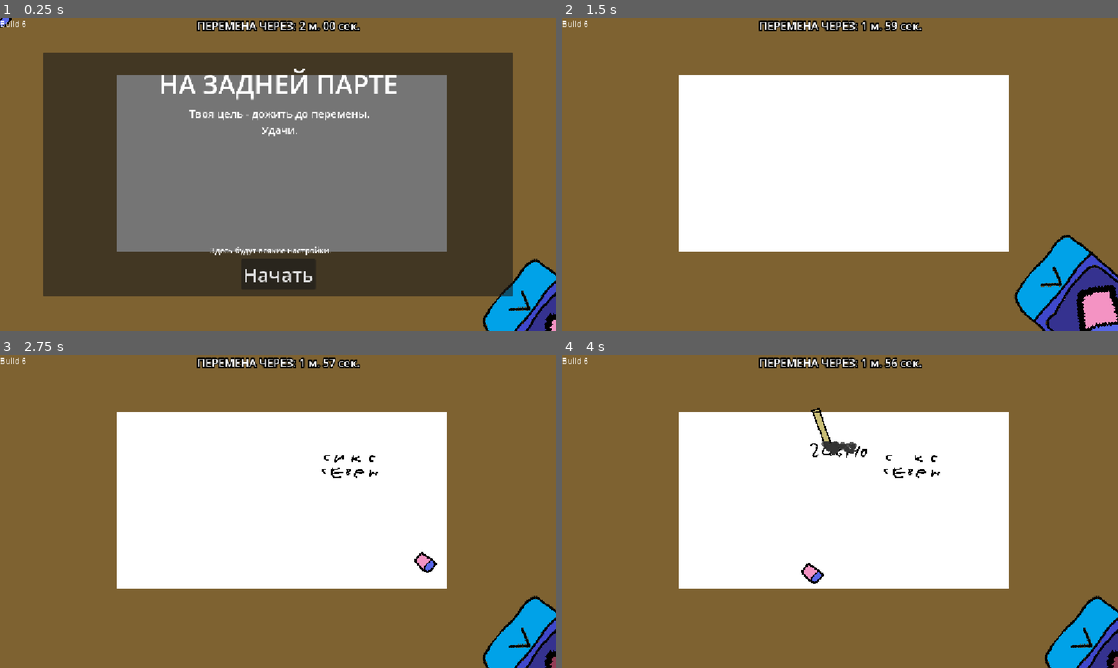
Above: before the commit, frames 1-4 (two rows, left to right).
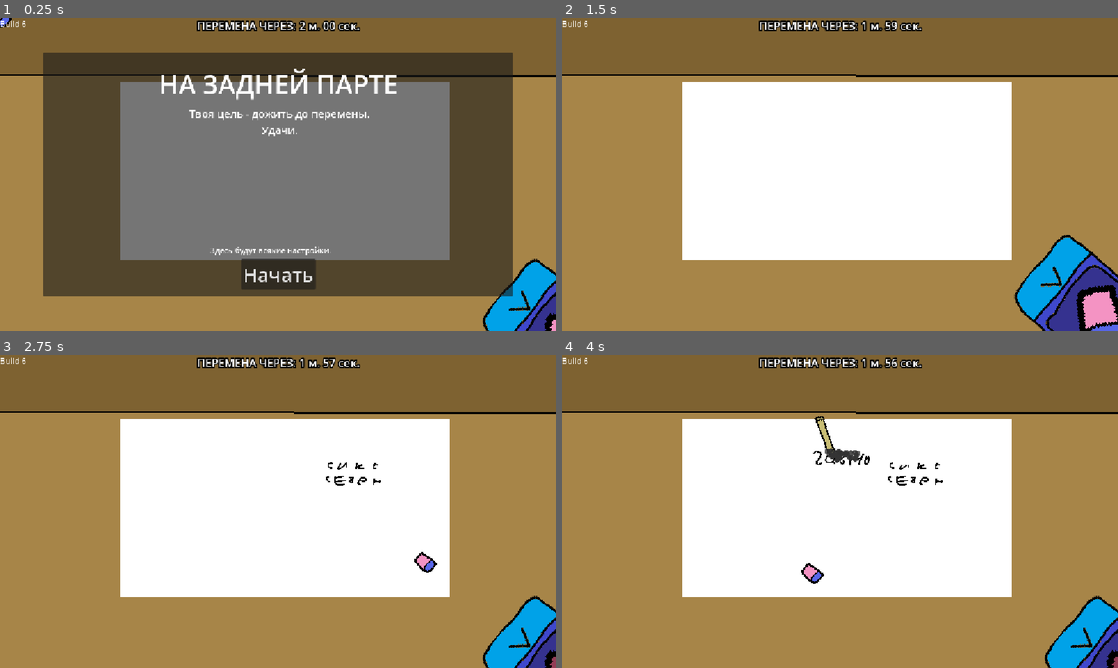
Above: after the commit, the same moments.

Repository: AmongRyzh/maxter-s-jam-2026
Game: Godot game, scene res://gameplay.tscn
Two runs of this game, one before a commit and one after it. Both use one fixed random seed, a clock stepped at 60 frames per second and the inputs below. The engine's default icon, where the game draws it, is replaced by a stand-in: a white triangle on a blue panel in a dark square.
Inputs (mouse positions are in pixels of both pictures, inside the frame that each line leads up to):
- Up to frame 1 (0.25 s): no input
- Up to frame 2 (1.5 s): click "Начать" at 0.5 s; move the mouse to (1079, 299) at 1.27 s; click (1079, 299) at 1.42 s
- Up to frame 3 (2.75 s): move the mouse to (422, 564) at 2.02 s; click (422, 564) at 2.17 s
- Up to frame 4 (4 s): move the mouse to (895, 442) at 2.77 s; click (895, 442) at 2.92 s; move the mouse to (812, 574) at 3.52 s; click (812, 574) at 3.67 s

The runs differ from the first frame. In frame 1, 23% of the frame differs, in the area x 0-100%, y 18-100%; in frame 2, 46%; in frame 3, 48%; in frame 4, 49%, in the area x 0-100%, y 16-100%.

Commit message:
учитель идёт справа налево, доп. листы слегка вращаются при выпадении

Diff:
--- a/arc_projectile/additional_painter_image.tscn
+++ b/arc_projectile/additional_painter_image.tscn
@@ -12,6 +12,7 @@
 
 [node name="AdditionalPainterImage" type="CharacterBody2D" unique_id=1471186647]
 script = ExtResource("1_c5tyr")
+rotation_speed = 15.0
 metadata/_custom_type_script = "uid://dovx7dr28qsj"
 
 [node name="Shadow" type="Sprite2D" parent="." unique_id=1225539963]
--- a/arc_projectile/arc_projectile.gd
+++ b/arc_projectile/arc_projectile.gd
@@ -16,6 +16,8 @@
 
 @export var time_multiplier : float = 1.5
 
+@export var rotation_speed : float = 0
+
 func _process(delta):
 	time += delta * time_multiplier
 
@@ -28,13 +30,15 @@
 			global_position = initial_position + throw_direction * x_axis ## Move everything along the 'x-axis'
 
 			$Projectile.position.y = -z_axis
+
+			rotation_degrees += rotation_speed * delta * time_multiplier
 		else:
 			_z_axis_less_than_zero()
 
 	move_and_slide()
 
 func _z_axis_less_than_zero():
-	pass
+	landed = true
 
 func launch_projectile(initial_pos: Vector2, direction: Vector2, desired_distance: float, desired_angle_deg: float):
 	initial_position = initial_pos
@@ -46,5 +50,7 @@
 	global_position = initial_pos
 	time = 0.0
 
+	rotation_speed = rotation_speed * -1 if randi_range(0, 1) == 0 else rotation_speed
+
 	z_axis = 0
 	is_launch = true
--- a/final_painter_image.tscn
+++ b/final_painter_image.tscn
@@ -3,12 +3,12 @@
 [ext_resource type="Script" uid="uid://bjgg4hau4g8qm" path="res://painter_image.gd" id="1_xpipo"]
 
 [sub_resource type="PlaceholderTexture2D" id="PlaceholderTexture2D_nwk8b"]
-size = Vector2(952, 548)
+size = Vector2(1052, 498)
 
 [node name="FinalPainterImage" type="Sprite2D" unique_id=1620588755 groups=["painter_image"]]
-position = Vector2(537, 324)
+position = Vector2(576, 374)
 texture = SubResource("PlaceholderTexture2D_nwk8b")
 script = ExtResource("1_xpipo")
 generate_img_on_ready = true
-img_size = Vector2i(952, 548)
+img_size = Vector2i(1052, 498)
 erase_color = Color(1, 1, 1, 0)
--- a/gameplay.gd
+++ b/gameplay.gd
@@ -114,12 +114,13 @@
 
 	final_painter_image_timer.timeout.connect(func():
 		var img = final_painter_image.instantiate()
-		img.global_position = Vector2(537.0, get_viewport().get_visible_rect().size.y / 2)
+		img.global_position = Vector2(576.0, 374.0)
 		painter_image_container.add_child(img)
 		)
 
 func _spawn_bad_text():
 	if teacher_cooldown_timer.is_stopped():
+		print(teacher_cooldown_timer.is_stopped())
 		bad_text_spawn_timer.random_start()
 		return
 
@@ -329,7 +330,15 @@
 		painter_images = get_tree().get_nodes_in_group('painter_image').filter(
 			func(node):
 				prints(node, is_ancestor_of(painter_image_container))
-				return is_ancestor_of(painter_image_container) and !node.get_parent().is_in_group('monster')
+
+				#var arc_projectile_condition : bool
+				#
+				#if node.get_parent() is ArcProjectile:
+					#arc_projectile_condition = node.get_parent().landed
+				#else:
+					#arc_projectile_condition = true
+
+				return is_ancestor_of(painter_image_container) and !node.get_parent().is_in_group('monster') #and arc_projectile_condition
 		)
 
 	return painter_images
--- a/gameplay.tscn
+++ b/gameplay.tscn
@@ -19,6 +19,7 @@
 [ext_resource type="Texture2D" uid="uid://b5ofoqnche52t" path="res://teacher/teacher_not_looking.png" id="12_45aep"]
 [ext_resource type="AudioStream" uid="uid://6d62qaxhox2c" path="res://sfx/peremena.ogg" id="13_tyrfw"]
 [ext_resource type="PackedScene" uid="uid://dk7cjptcceqqb" path="res://dangers/paper_plane/paper_plane.tscn" id="14_eod45"]
+[ext_resource type="Texture2D" uid="uid://c46cdh7174blm" path="res://desk.png" id="20_2em84"]
 
 [sub_resource type="PlaceholderTexture2D" id="PlaceholderTexture2D_eod45"]
 size = Vector2(684, 368)
@@ -65,19 +66,13 @@
 [node name="PainterImageSpawnPoints" type="Node2D" parent="." unique_id=1477223276]
 
 [node name="SpawnPoint1" type="Node2D" parent="PainterImageSpawnPoints" unique_id=490041225]
-position = Vector2(140, 61)
+position = Vector2(1036, 174)
 
 [node name="SpawnPoint2" type="Node2D" parent="PainterImageSpawnPoints" unique_id=362171382]
-position = Vector2(307, 61)
+position = Vector2(1036, 294)
 
 [node name="SpawnPoint3" type="Node2D" parent="PainterImageSpawnPoints" unique_id=1752885046]
-position = Vector2(467, 61)
-
-[node name="SpawnPoint4" type="Node2D" parent="PainterImageSpawnPoints" unique_id=1406192071]
-position = Vector2(639, 61)
-
-[node name="SpawnPoint5" type="Node2D" parent="PainterImageSpawnPoints" unique_id=1593607214]
-position = Vector2(819, 61)
+position = Vector2(1036, 432)
 
 [node name="SpawnPoint11" type="Node2D" parent="PainterImageSpawnPoints" unique_id=1141439447]
 position = Vector2(762, 575)
@@ -107,7 +102,7 @@
 show_behind_parent = true
 
 [node name="PainterImage" type="Sprite2D" parent="PainterImages" unique_id=1908524790 node_paths=PackedStringArray("gameplay") groups=["painter_image"]]
-position = Vector2(584, 301)
+position = Vector2(591, 317)
 texture = SubResource("PlaceholderTexture2D_eod45")
 script = ExtResource("3_oe8ih")
 generate_img_on_ready = true
@@ -176,12 +171,13 @@
 [node name="Eraser" parent="." unique_id=76445507 instance=ExtResource("5_cbffv")]
 
 [node name="Teacher" type="Sprite2D" parent="." unique_id=1773635809 node_paths=PackedStringArray("gameplay")]
-position = Vector2(1113, 866)
-texture = ExtResource("12_45aep")
+z_index = -2
+position = Vector2(1252, 152)
+scale = Vector2(0.75, 0.75)
+texture = ExtResource("10_1qy1k")
 script = ExtResource("11_3n40r")
-pos_down = Vector2(1113, 980)
-pos_looking = Vector2(1113, 323)
-pos_up = Vector2(1113, -326)
+y_pos_up = 214.0
+y_pos_down = -101.0
 walking_duration = 6.0
 min_stop_time = 2.7
 max_stop_time = 4.1
@@ -398,3 +394,8 @@
 text = "Нажми сюда, чтобы закрыть пенал ->"
 horizontal_alignment = 2
 vertical_alignment = 1
+
+[node name="Desk" type="Sprite2D" parent="." unique_id=488843287]
+z_index = -1
+position = Vector2(576, 324)
+texture = ExtResource("20_2em84")
--- a/teacher/teacher.gd
+++ b/teacher/teacher.gd
@@ -1,8 +1,11 @@
 extends Sprite2D
 
-@export var pos_down : Vector2
-@export var pos_looking : Vector2
-@export var pos_up : Vector2
+@export var x_pos_start : float = 1253.0
+@export var x_pos_end : float = -109.0
+
+@export var y_pos_up : float
+@export var y_pos_looking : float = 152.0
+@export var y_pos_down : float
 
 @export var walking_duration : float = 7
 
@@ -33,14 +36,15 @@
 func _ready():
 	is_looking = false
 
-	position = pos_down
+	position = Vector2(x_pos_start, y_pos_down)
 
 	gameplay.teacher_cooldown_timer.timeout.connect(func():
 		if tween:
 			tween.kill()
 
 		tween = create_tween()
-		tween.tween_property(self, "position", pos_up, walking_duration)
+		tween.tween_property(self, "position:x", x_pos_end, walking_duration)
+		tween.parallel().tween_subtween(_up_down_subtween())
 
 		gameplay.teacher_walk_timer.start(randf_range(min_stop_time, max_stop_time))
 
@@ -54,6 +58,9 @@
 		tween_elapsed_time = tween.get_total_elapsed_time()
 		if tween:
 			tween.kill()
+
+		tween = create_tween()
+		tween.tween_property(self, "position:y", y_pos_looking, 0.05)
 
 		is_looking = true
 
@@ -82,10 +89,11 @@
 		is_looking = false
 
 		tween = create_tween()
-		tween.tween_property(self, "position", pos_up, walking_duration - tween_elapsed_time)
+		tween.tween_property(self, "position:x", x_pos_end, walking_duration - tween_elapsed_time)
+		tween.parallel().tween_subtween(_up_down_subtween(ceil((walking_duration - tween_elapsed_time) / 0.8)))
 
 		tween.tween_callback(func():
-			position = pos_down
+			position = Vector2(x_pos_start, y_pos_down)
 
 			print(gameplay.game_finish_timer.time_left)
 			var wait_time = -1 if gameplay.game_finish_timer.time_left > 35 else gameplay.game_finish_timer.time_left - walking_duration + gameplay.teacher_look_timer.wait_time
@@ -94,6 +102,13 @@
 			gameplay.teacher_cooldown_timer.start(wait_time)
 			)
 		)
+
+func _up_down_subtween(loops: int = 0) -> Tween:
+	var up_down_subtween := create_tween().set_loops(loops)
+	up_down_subtween.tween_property(self, "position:y", y_pos_up, 0.4)
+	up_down_subtween.tween_property(self, "position:y", y_pos_down, 0.4)
+
+	return up_down_subtween
 
 func _process(delta):
 	if gameplay.teacher_walk_timer.time_left <= 0.5 and !gameplay.teacher_walk_timer.is_stopped() and !blinking:
Binary file added: desk.png
Not shown, added: desk.png.import
